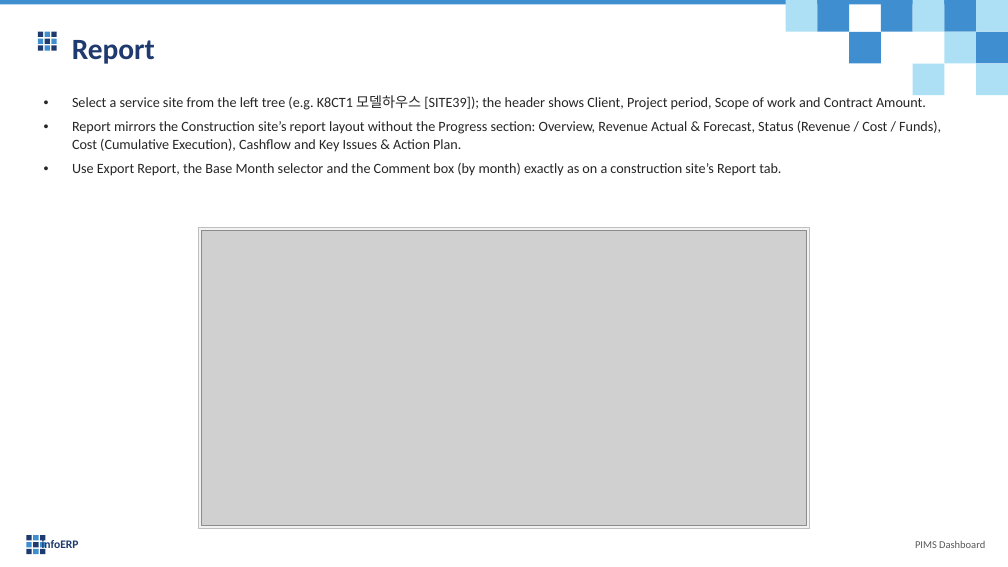
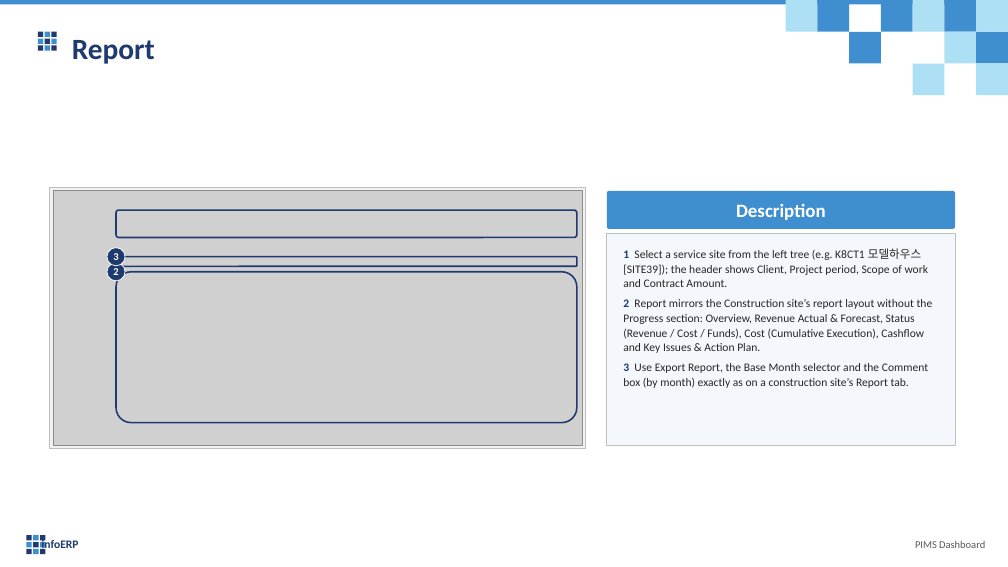
Before and after one commit to truongCLT/PIMS-DASHBOARD, a slide deck: slide 30 of docs/PIMS_Dashboard_User_Guide_V1.pptx. Drawn at 1008x567 pixels with LibreOffice and Linux fonts; fonts in the diff are those of the drawing; grey boxes stand for pictures. Boxes give left, top, right and bottom in pixels: in the first picture for what was removed or moved away, otherwise in the second. Text is boxed around its words. In the diff, an @@ line names an element or a change of style, - is before the commit and + after.

```diff
--- a/docs/PIMS_Dashboard_User_Guide_V1.pptx
+++ b/docs/PIMS_Dashboard_User_Guide_V1.pptx
@@ rectangle: place and size @@
-rectangle at [199, 228, 810, 529]
+rectangle at [50, 188, 585, 448]
@@ picture: place and size @@
-picture at [202, 231, 807, 526]
+picture at [53, 191, 582, 445]
@@ rounded rectangle added at [607, 191, 956, 228], fill #3F8FD0, 18 pt, text #FFFFFF, bold @@
+Description
@@ rounded rectangle added at [116, 210, 577, 237], outline #1F3A6E 1.5 pt @@
@@ rectangle added at [607, 234, 956, 445], fill #F4F8FD, outline #BFBFBF 0.75 pt @@
@@ ellipse added at [107, 262, 125, 281], fill #1F3A6E, outline #FFFFFF 0.75 pt, 10 pt, text #FFFFFF, bold @@
+2
@@ ellipse added at [107, 248, 125, 266], fill #1F3A6E, outline #FFFFFF 0.75 pt, 10 pt, text #FFFFFF, bold @@
+3
@@ rounded rectangle added at [116, 257, 577, 267], outline #1F3A6E 1.5 pt @@
@@ text at [623, 248, 933, 388]: text changed; size 13.5 to 11 pt @@
-• Select a service site from the left tree (e.g. K8CT1 모델하우스 [SITE39]); the header shows Client, Project period, Scope of work and Contract Amount.
-• Report mirrors the Construction site’s report layout without the Progress section: Overview, Revenue Actual & Forecast, Status (Revenue / Cost / Funds), Cost (Cumulative Execution), Cashflow and Key Issues & Action Plan.
-• Use Export Report, the Base Month selector and the Comment box (by month) exactly as on a construction site’s Report tab.
+1 Select a service site from the left tree (e.g. K8CT1 모델하우스 [SITE39]); the header shows Client, Project period, Scope of work and Contract Amount.
+2 Report mirrors the Construction site’s report layout without the Progress section: Overview, Revenue Actual & Forecast, Status (Revenue / Cost / Funds), Cost (Cumulative Execution), Cashflow and Key Issues & Action Plan.
+3 Use Export Report, the Base Month selector and the Comment box (by month) exactly as on a construction site’s Report tab.
@@ rounded rectangle added at [116, 271, 577, 423], outline #1F3A6E 1.5 pt @@
```
Also in this commit, not shown: 29 other slides changed, 2 other files.
